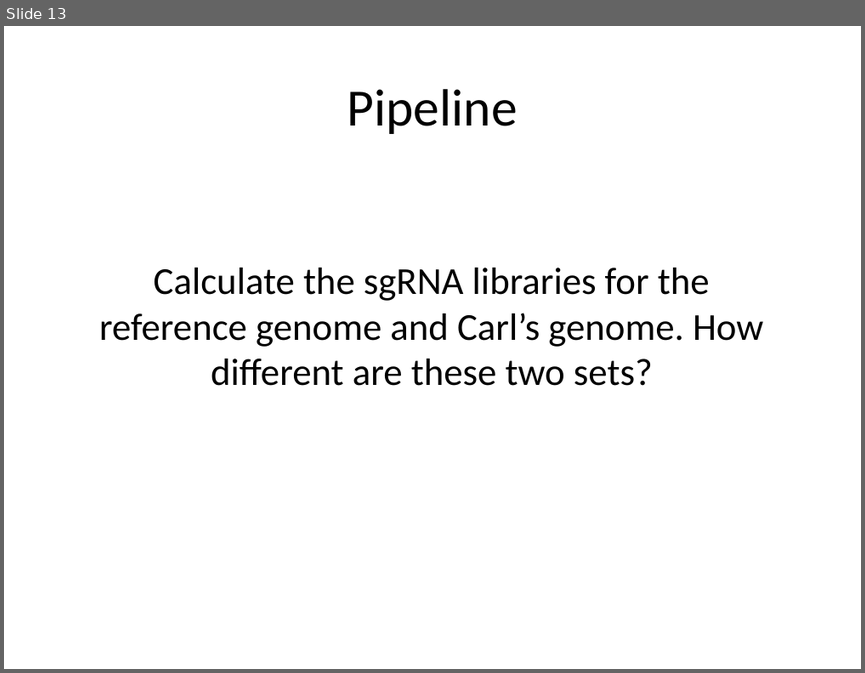
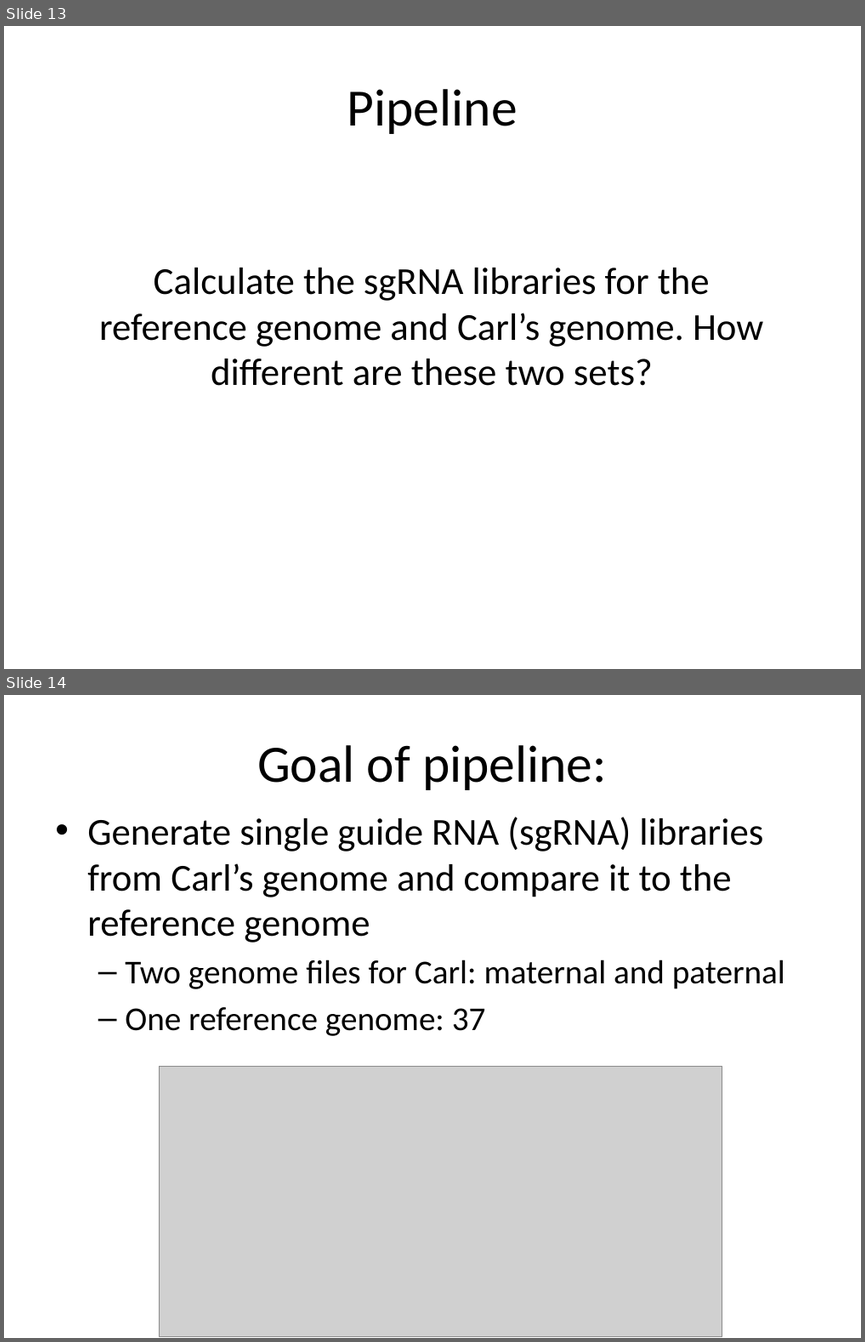
Before and after one commit to CBB752Spring2017/final-project-2-2-team2-team-2-2-2, a slide deck: Presentation - 2.2.pptx. Shown one above the other, each under a label of ours: slide 13 before the commit, slides 13 and 14 after it. The pictures are 865x673 and 865x1342 pixels, drawn with LibreOffice and Linux fonts; fonts in the diff are those of the drawing; grey boxes stand for pictures. Boxes give left, top, right and bottom in pixels: in the first picture for what was removed or moved away, otherwise in the second. Text is boxed around its words. In the diff, an @@ line names an element or a change of style, - is before the commit and + after.

```diff
--- a/Presentation - 2.2.pptx
+++ b/Presentation - 2.2.pptx
@@ slide 14 added at [4, 695, 861, 1338], background #FFFFFF @@
@@ title added at [257, 745, 607, 790], 44 pt, text #000000 @@
+Goal of pipeline:
@@ text added at [87, 817, 785, 1036], 32 pt, text #000000 @@
+• Generate single guide RNA (sgRNA) libraries from Carl’s genome and compare it to the reference genome
+  – Two genome files for Carl: maternal and paternal
+  – One reference genome: 37
@@ picture added at [159, 1066, 722, 1336] @@
```
Also in this commit, not shown: 7 other slides added.
